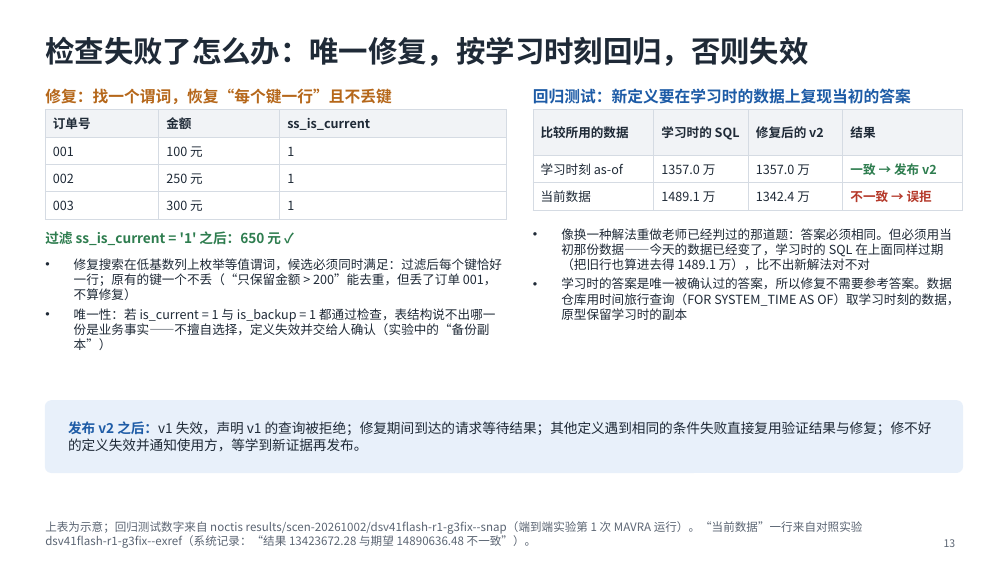
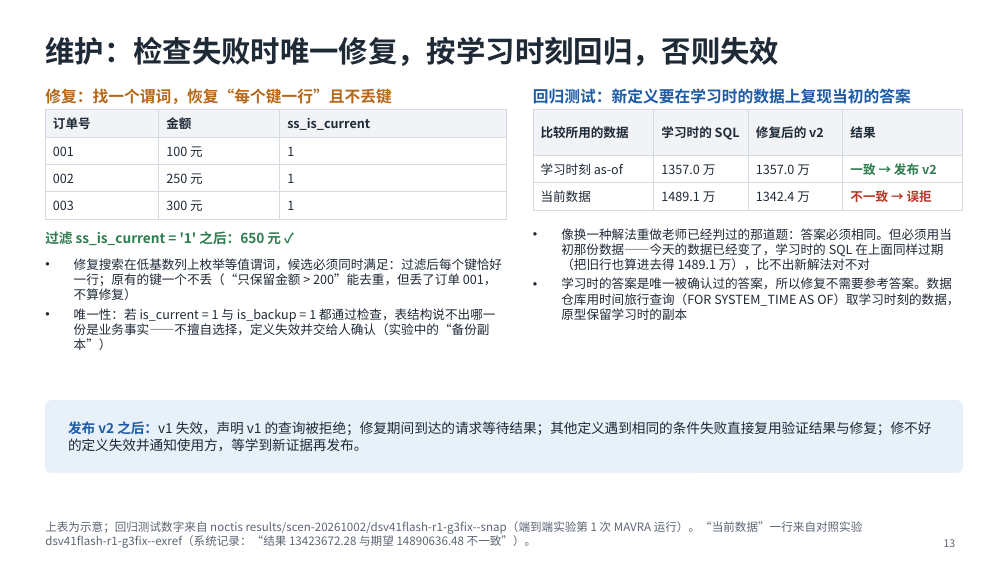
Before and after one commit to mmmttt000045/agent4db-adapter, a slide deck: slide 13 of docs/mavra-system.pptx. Drawn at 1008x567 pixels with LibreOffice and Linux fonts; fonts in the diff are those of the drawing. Boxes give left, top, right and bottom in pixels: in the first picture for what was removed or moved away, otherwise in the second. Text is boxed around its words. In the diff, an @@ line names an element or a change of style, - is before the commit and + after.

```diff
--- a/docs/mavra-system.pptx
+++ b/docs/mavra-system.pptx
@@ title at (x1=45, y1=37, x2=779, y2=66): text changed @@
-检查失败了怎么办：唯一修复，按学习时刻回归，否则失效
+维护：检查失败时唯一修复，按学习时刻回归，否则失效
```
Also in this commit, not shown: 5 other slides changed, 2 other files.
